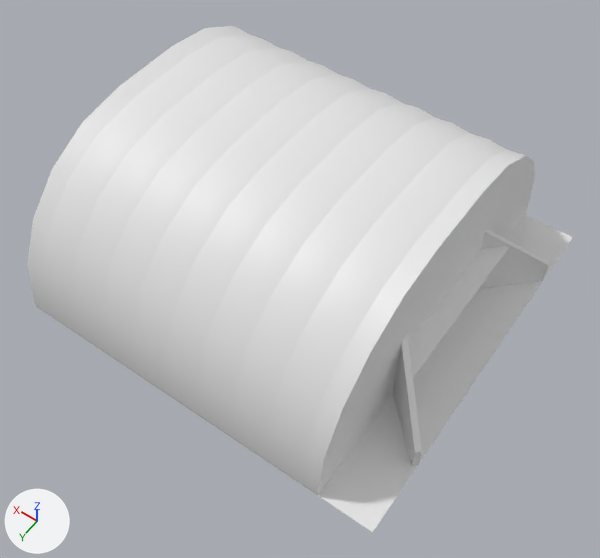
Renders of the glTF model assets/buildings/1x1_Bunker.col.glb from each side of a commit.
Before and after are seen from a 50 mm lens placed at (-15.1, 22.4, 33.9), pointed at (-0.8, 2.4, 2.4). Lighting does not change. The marker at lower left points along +X, +Y and +Z. Vertices at the same position are counted once.

In view in the first picture: '1x1_Bunker.col'.
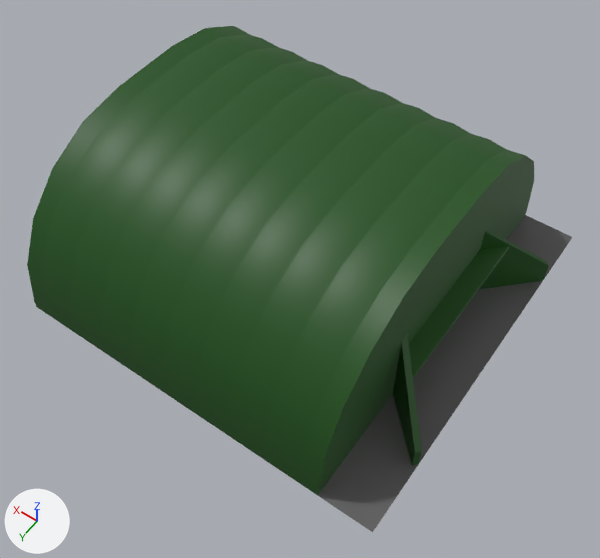
Pixel boxes (x1, y1, x2, y2) of what changed, in the pictures (600 x 558 px):
part 1 of me_cube_025, recoloured (white to green): (27, 26, 549, 495) in both
part 2 of me_cube_025, recoloured: (318, 215, 572, 532) in both

Patch to the scene script:
```diff
--- a/assets/buildings/1x1_Bunker.col.glb.py
+++ b/assets/buildings/1x1_Bunker.col.glb.py
@@ mat_material_004 @@
+mat_material_004 = principled_material('Material.004')
+mat_material_004.base_color = (0.0108, 0.0816, 0.00645)  # dark green #1b5113
@@ mat_material_005 @@
+mat_material_005 = principled_material('Material.005')
+mat_material_005.base_color = (0.107, 0.107, 0.107)  # dark grey #5c5c5c
@@ me_cube_025 @@
 me_cube_025.from_pydata(...)  # 294 vertices, 520 faces; spans x -10.0..10.0, y -10.0..10.0, z 0.0..8.6
 # used by ob_1x1_bunker_col; location = (0.0, 0.0, 0.0)
+# me_cube_025 part 1: all 518 faces centred in x -9.9..10.0, y -10.0..10.0, z 0.2..8.5 switch from no material to mat_material_004 (dark green #1b5113)
+# me_cube_025 part 2: all 2 faces centred in x -3.3..3.3, y -3.3..3.3, z 0.0 switch from no material to mat_material_005 (dark grey #5c5c5c)
```
